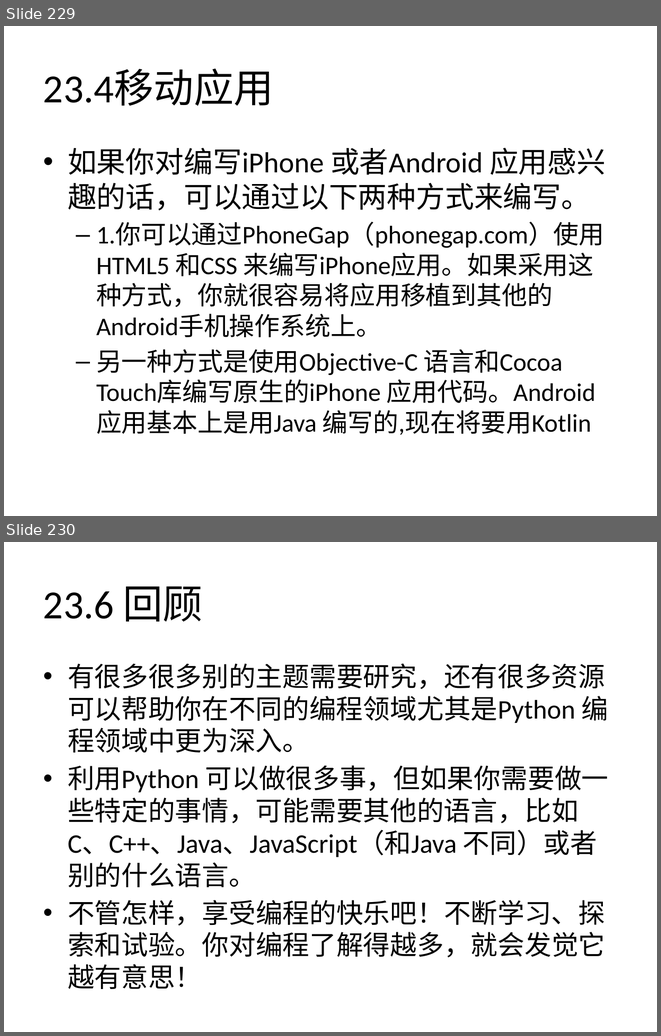
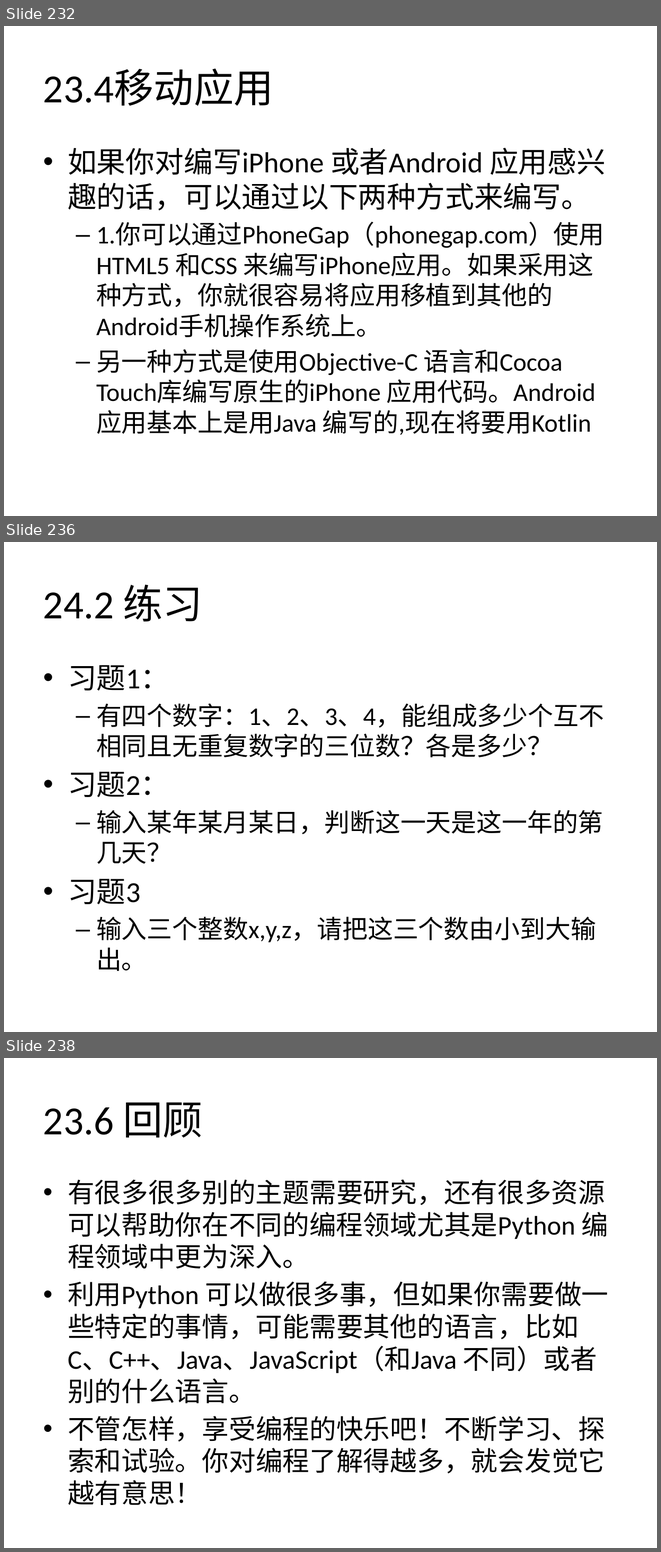
Before and after one commit to zhinan18/Python3, a slide deck: readme/Python3.pptx. Shown one above the other, each under a label of ours: slides 229 and 230 before the commit, slides 232, 236 and 238 after it; the slides between them are not shown. The pictures are 661x1036 and 661x1552 pixels, drawn with LibreOffice and Linux fonts; fonts in the diff are those of the drawing. Boxes give left, top, right and bottom in pixels: in the first picture for what was removed or moved away, otherwise in the second. Text is boxed around its words. In the diff, an @@ line names an element or a change of style, - is before the commit and + after.

```diff
--- a/readme/Python3.pptx
+++ b/readme/Python3.pptx
@@ slide 236 added at (x1=4, y1=542, x2=657, y2=1032), background #FFFFFF @@
@@ title added at (x1=43, y1=584, x2=203, y2=622), 44 pt, text #000000 @@
+24.2 练习
@@ text added at (x1=68, y1=665, x2=604, y2=971), 28 pt, text #000000 @@
+• 习题1：
+  – 有四个数字：1、2、3、4，能组成多少个互不相同且无重复数字的三位数？各是多少？
+• 习题2：
+  – 输入某年某月某日，判断这一天是这一年的第几天？
+• 习题3
+  – 输入三个整数x,y,z，请把这三个数由小到大输出。
@@ what was slide 229 is now slide 232 @@
@@ what was slide 230 is now slide 238 @@
```
Also in this commit, not shown: 3 slides changed, 8 other slides added, 1 slide removed, 21 other files.
